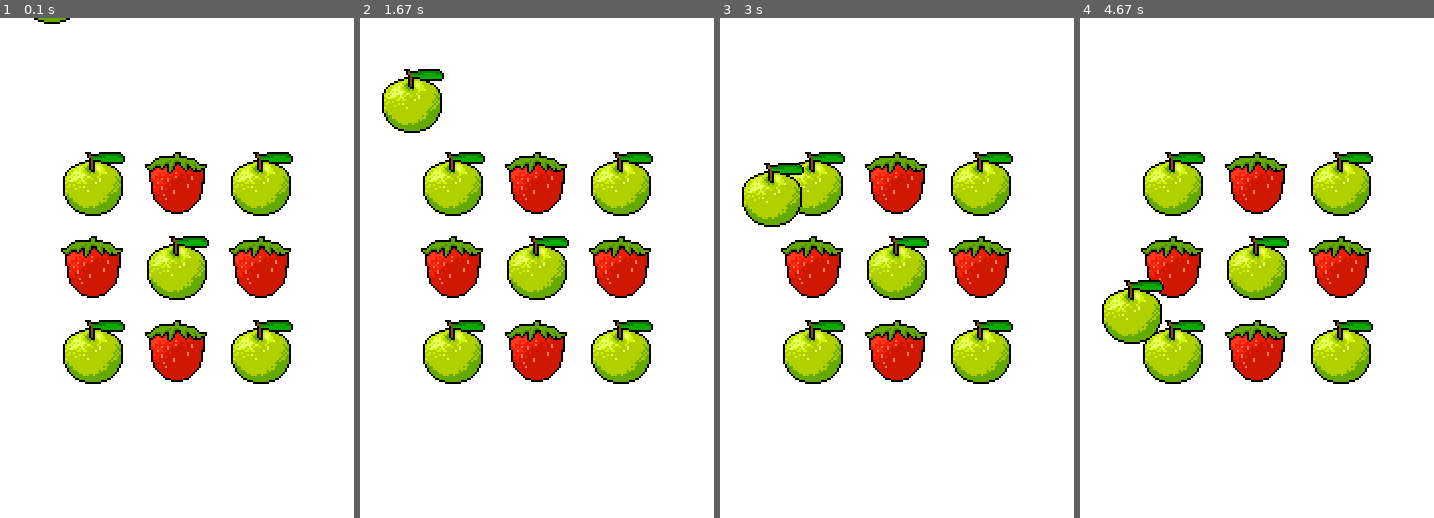
Above: before the commit, frames 1-4 (left to right).
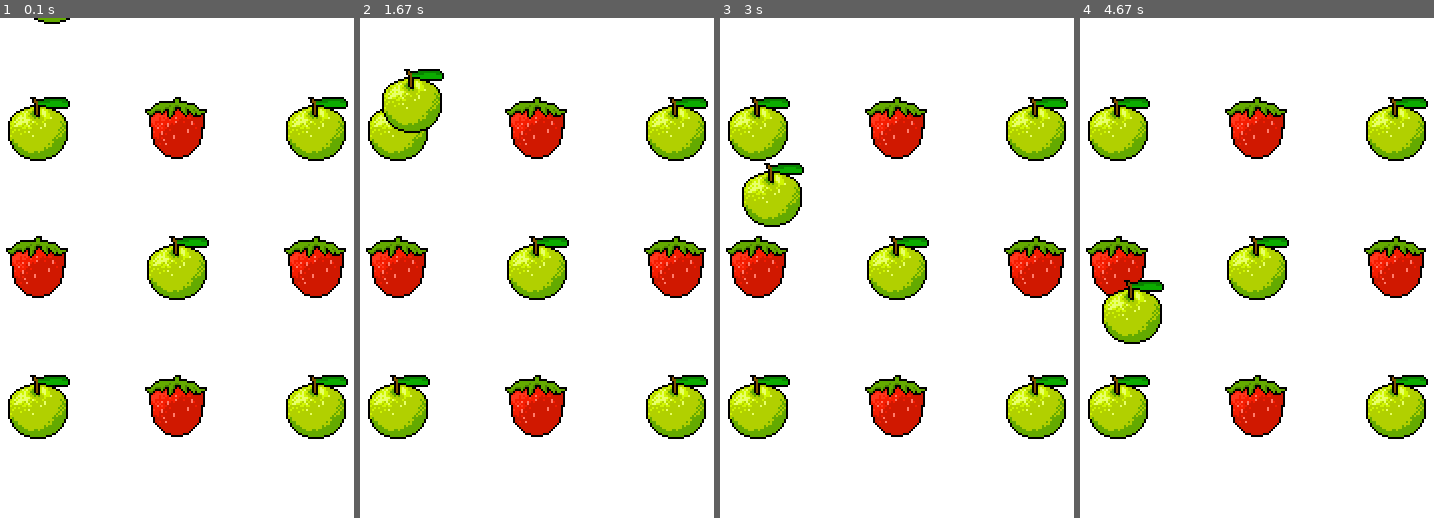
Above: after the commit, the same moments.

Repository: Joshkaki00/pygame-tutorial
Game: pygame game, started from game.py
The game is run twice, just before and just after one commit, with the same random seed, the same clock (stepped at 60 frames per second) and the same inputs.
Inputs:
- Up to frame 1 (0.1 s): no input
- Up to frame 2 (1.67 s): no input
- Up to frame 3 (3 s): no input
- Up to frame 4 (4.67 s): no input

The runs differ from the first frame. In frame 1, 26% of the frame differs, in the area x 1-99%, y 15-85%; in frame 2, 25%; in frame 3, 26%; in frame 4, 26%.

Commit message:
updated game

Diff:
--- a/game.py
+++ b/game.py
@@ -47,9 +47,9 @@
 
 # Grid setup
 grid_size = 3
-spacing = 64 + 20 # 64 pixels for image size, 20 pixels for spacing
-total_width = (grid_size * 64) + ((grid_size - 1) * 20)
-total_height = (grid_size * 64) + ((grid_size - 1) * 20)
+spacing = 64 + 75 # 64 pixels for image size, 100 pixels for spacing
+total_width = (grid_size * 64) + ((grid_size - 1) * 75)
+total_height = (grid_size * 64) + ((grid_size - 1) * 75)
 start_x = (500 - total_width) / 2
 start_y = (500 - total_height) / 2
 
